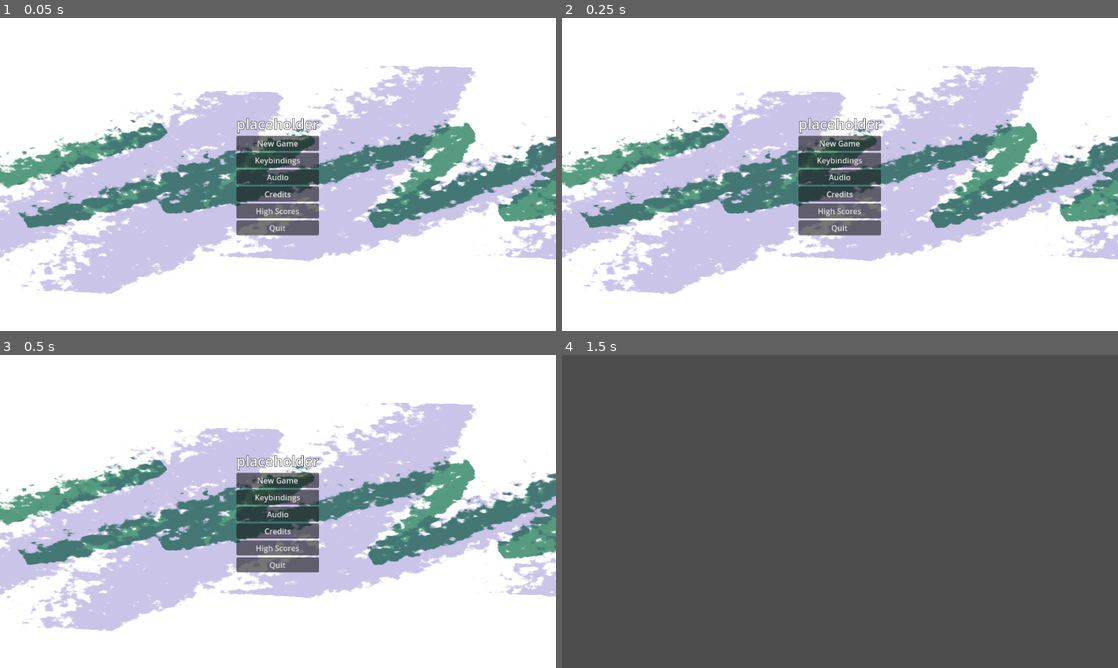
Above: before the commit, frames 1-4 (two rows, left to right).
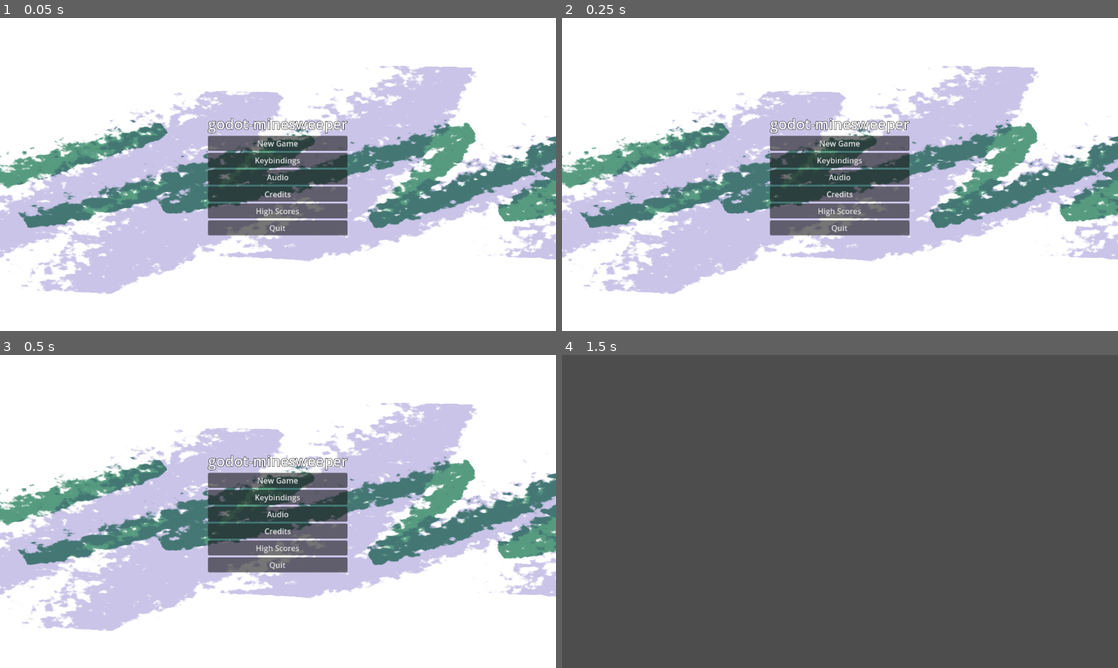
Above: after the commit, the same moments.

Repository: saebyn/godot-minesweeper
Game: Godot game, scene res://scenes/main.tscn
The game is run twice, just before and just after one commit, with the same random seed, the same clock (stepped at 60 frames per second) and the same inputs.
Inputs (mouse positions are in pixels of both pictures, inside the frame that each line leads up to):
- Up to frame 1 (0.05 s): no input
- Up to frame 2 (0.25 s): no input
- Up to frame 3 (0.5 s): no input
- Up to frame 4 (1.5 s): click "New Game" at 0.5 s; tap Enter at 1.25 s; move the mouse to (962, 495) at 1.27 s; hold Up (ui_up) from 1.28 s (still down); click (962, 495) at 1.42 s

The runs differ from the first frame. In frame 1, 3.5% of the frame differs, in the area x 37-63%, y 31-70%; in frame 2, 3.5%; in frame 3, 3.5%; in frame 4, nothing differs.
Error before the commit: Invalid call. Nonexistent function 'reset_game' in base 'Node (gamemanager.gd)'. (res://scripts/main.gd:65)

Commit message:
Update project configuration, add game scene, and implement game manager functionality

Diff:
--- /dev/null
+++ b/assets/textures/tiles_atlas_texture.tres
@@ -0,0 +1,7 @@
+[gd_resource type="AtlasTexture" load_steps=2 format=3 uid="uid://bl04vg3j12qbu"]
+
+[ext_resource type="Texture2D" uid="uid://huk2og3u253e" path="res://assets/textures/tiles.png" id="1_k61c1"]
+
+[resource]
+atlas = ExtResource("1_k61c1")
+region = Rect2(0, 0, 32, 32)
--- a/project.godot
+++ b/project.godot
@@ -10,7 +10,7 @@
 
 [application]
 
-config/name="placeholder"
+config/name="godot-minesweeper"
 run/main_scene="uid://c1ibyecb1dmow"
 config/features=PackedStringArray("4.4", "GL Compatibility")
 
--- a/scenes/game.tscn
+++ b/scenes/game.tscn
@@ -1,3 +1,8 @@
-[gd_scene load_steps=19 format=3 uid="uid://cc2n5bb6al7qg"]
+[gd_scene load_steps=2 format=3 uid="uid://cc2n5bb6al7qg"]
+
+[ext_resource type="Script" uid="uid://cjxxmwiwdfcbw" path="res://scripts/game.gd" id="1_yqjtg"]
 
 [node name="Game" type="Node2D"]
+script = ExtResource("1_yqjtg")
+
+[node name="Sprite2D" type="Sprite2D" parent="."]
--- /dev/null
+++ b/scripts/game.gd
@@ -0,0 +1,17 @@
+extends Node2D
+
+@export var map_size: Vector2 = Vector2(9, 9)
+
+
+# Called when the node enters the scene tree for the first time.
+func _ready() -> void:
+  pass
+
+
+func _input(event: InputEvent) -> void:
+  # Handle input events
+  pass
+
+# Called every frame. 'delta' is the elapsed time since the previous frame.
+func _process(delta: float) -> void:
+  pass
--- a/scripts/gamemanager.gd
+++ b/scripts/gamemanager.gd
@@ -13,3 +13,8 @@
     self.initials = initials_
 
 @export var high_scores: Array[Score] = []
+
+
+func reset_game() -> void:
+  # Reset game state
+  pass
--- a/scripts/main.gd
+++ b/scripts/main.gd
@@ -8,7 +8,7 @@
   GameManager.game_over.connect(_on_game_manager_game_over)
 
 
-func _on_game_manager_game_over(player_won: bool) -> void:
+func _on_game_manager_game_over(_player_won: bool) -> void:
   # Pause the game when game over occurs
   get_tree().paused = true
   # Load the game over screen
Binary file added: assets/textures/tiles.png
Not shown, added: assets/textures/tiles.png.import
Not shown, added: scripts/game.gd.uid
